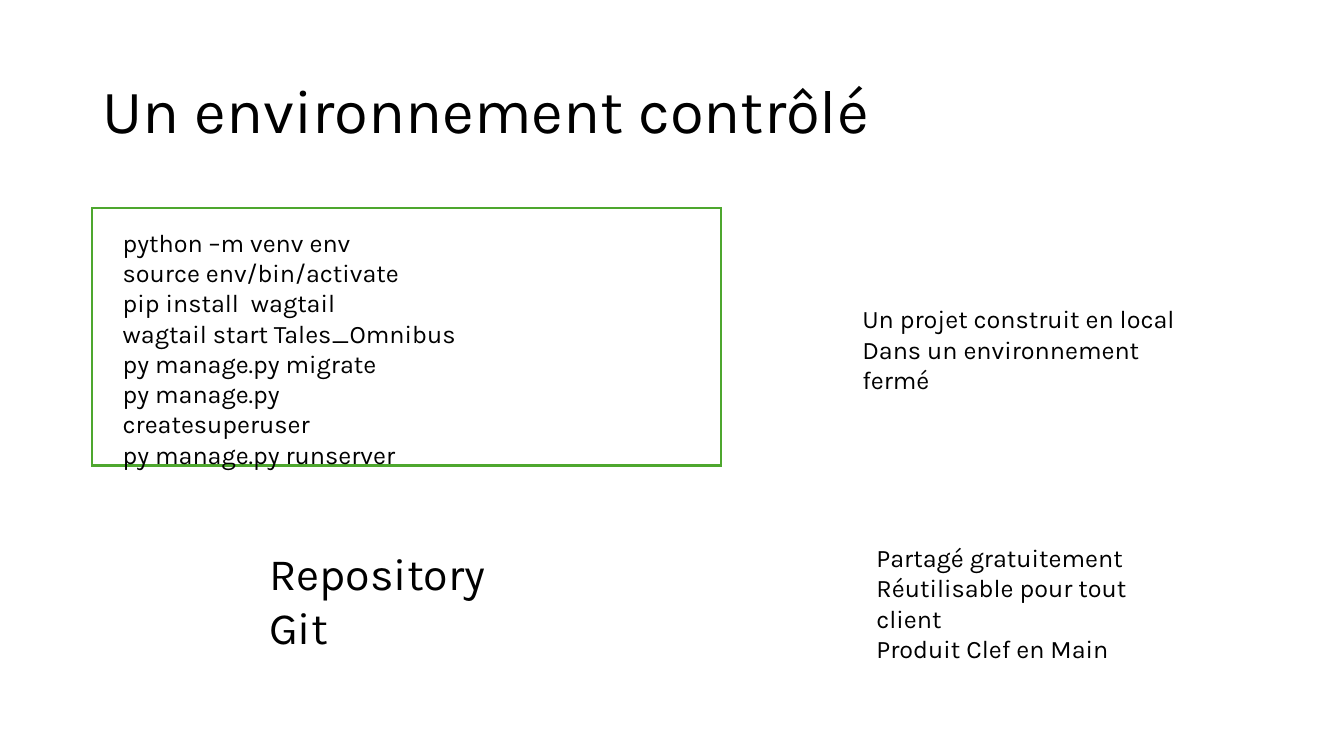
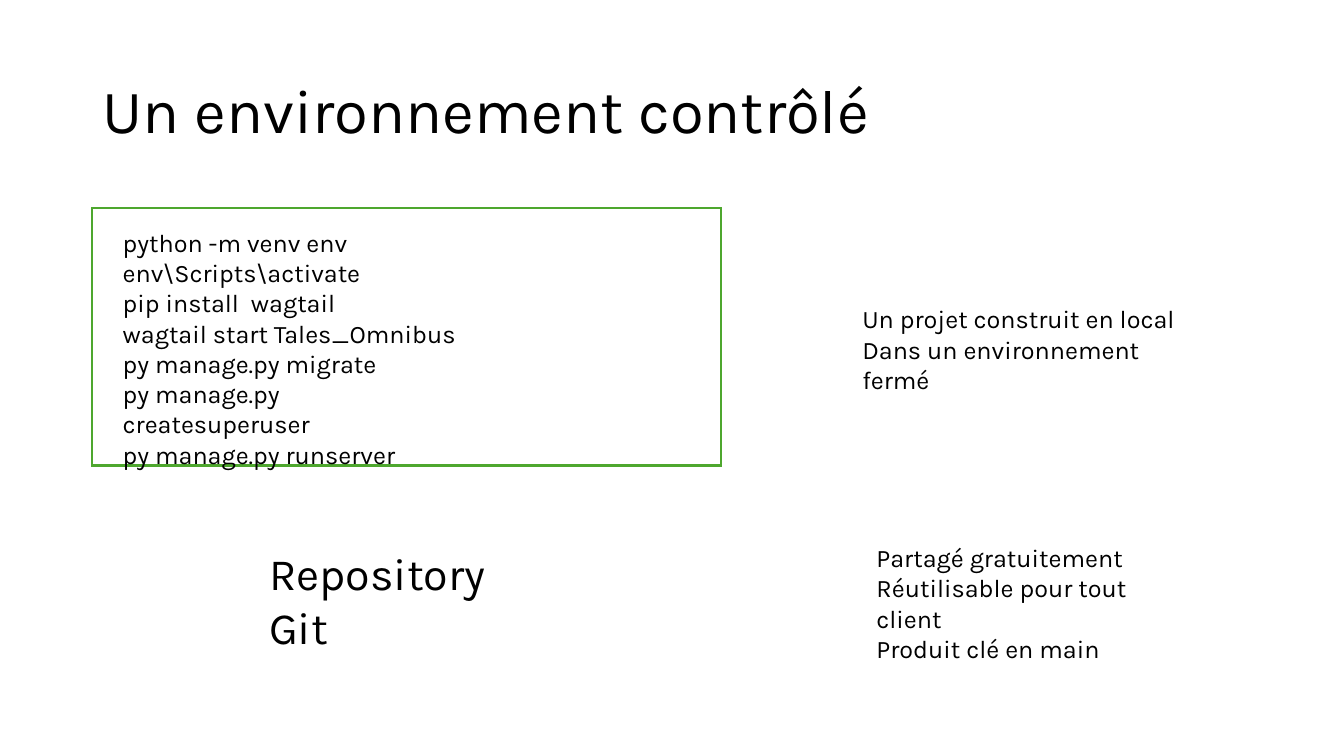
Before and after one commit to QuentinMich/Tales_Omnibus, a slide deck: slide 7 of rapport/slides/Slides Tales Omnibus.pptx. Drawn at 1344x756 pixels with LibreOffice and Linux fonts; fonts in the diff are those of the drawing. Boxes give left, top, right and bottom in pixels: in the first picture for what was removed or moved away, otherwise in the second. Text is boxed around its words. In the diff, an @@ line names an element or a change of style, - is before the commit and + after.

```diff
--- a/rapport/slides/Slides Tales Omnibus.pptx
+++ b/rapport/slides/Slides Tales Omnibus.pptx
@@ text at (x1=123, y1=234, x2=360, y2=288): text changed @@
-python –m venv env
-source env/bin/activate
+python -m venv env
+env\Scripts\activate
@@ text at (x1=876, y1=639, x2=1099, y2=659): text changed @@
-Produit Clef en Main
+Produit clé en main
```
Also in this commit, not shown: 9 other slides changed.
